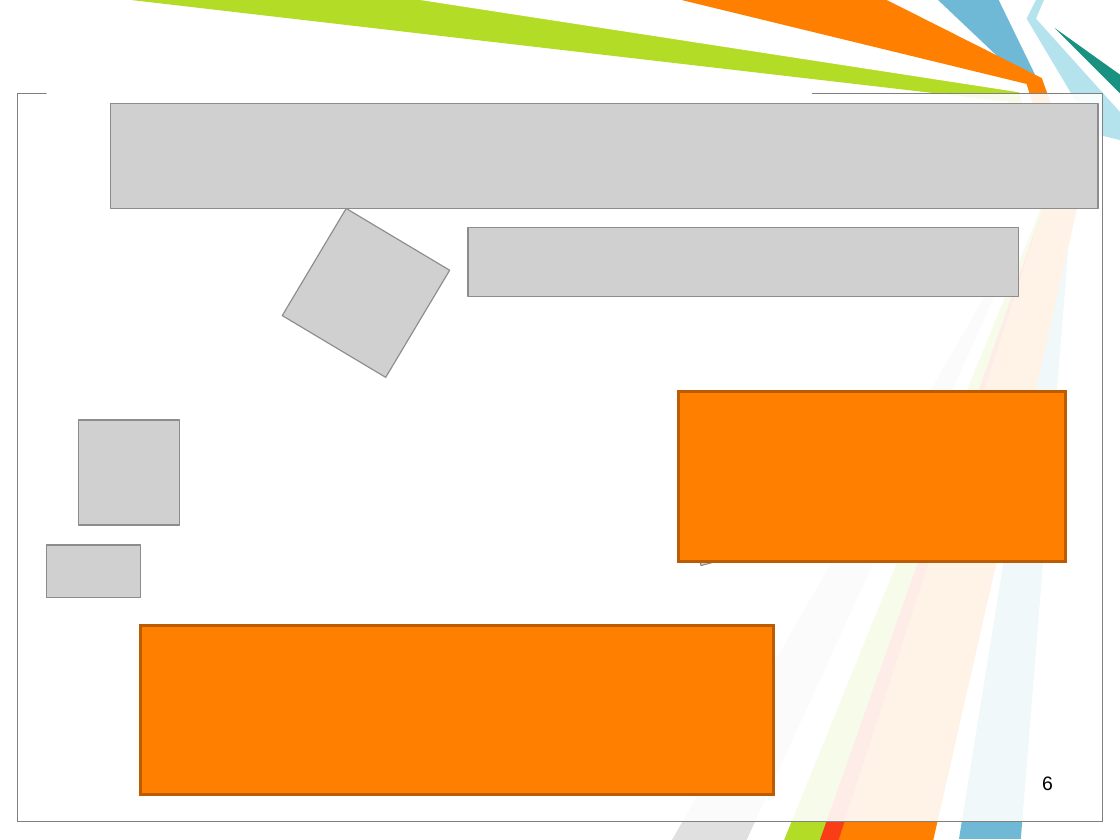
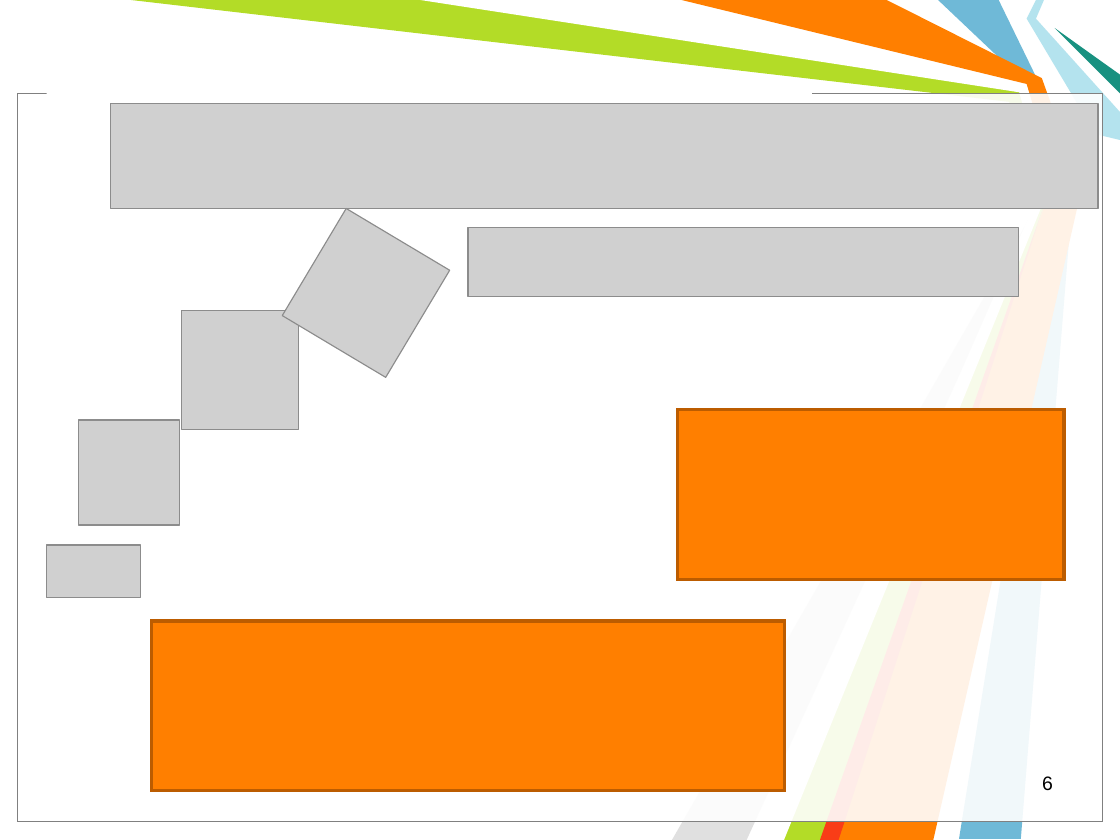
Before and after one commit to l432/NMK, a slide deck: slide 6 of Lecture/Chem/Lessons6/Less00_6sN.ppt. Drawn at 1120x840 pixels with LibreOffice and Linux fonts; fonts in the diff are those of the drawing; grey boxes stand for pictures; background and template pictures are left out. Boxes give left, top, right and bottom in pixels: in the first picture for what was removed or moved away, otherwise in the second. Text is boxed around its words. In the diff, an @@ line names an element or a change of style, - is before the commit and + after.

```diff
--- a/Lecture/Chem/Lessons6/Less00_6sN.ppt
+++ b/Lecture/Chem/Lessons6/Less00_6sN.ppt
@@ picture added at <box>181,310,298,429</box> @@
@@ rectangle: place and size @@
-rectangle at <box>679,391,1065,561</box>
+rectangle at <box>678,409,1064,579</box>
@@ rectangle: place and size @@
-rectangle at <box>141,626,774,795</box>
+rectangle at <box>151,622,784,791</box>
```
Also in this commit, not shown: 2 other slides changed.
